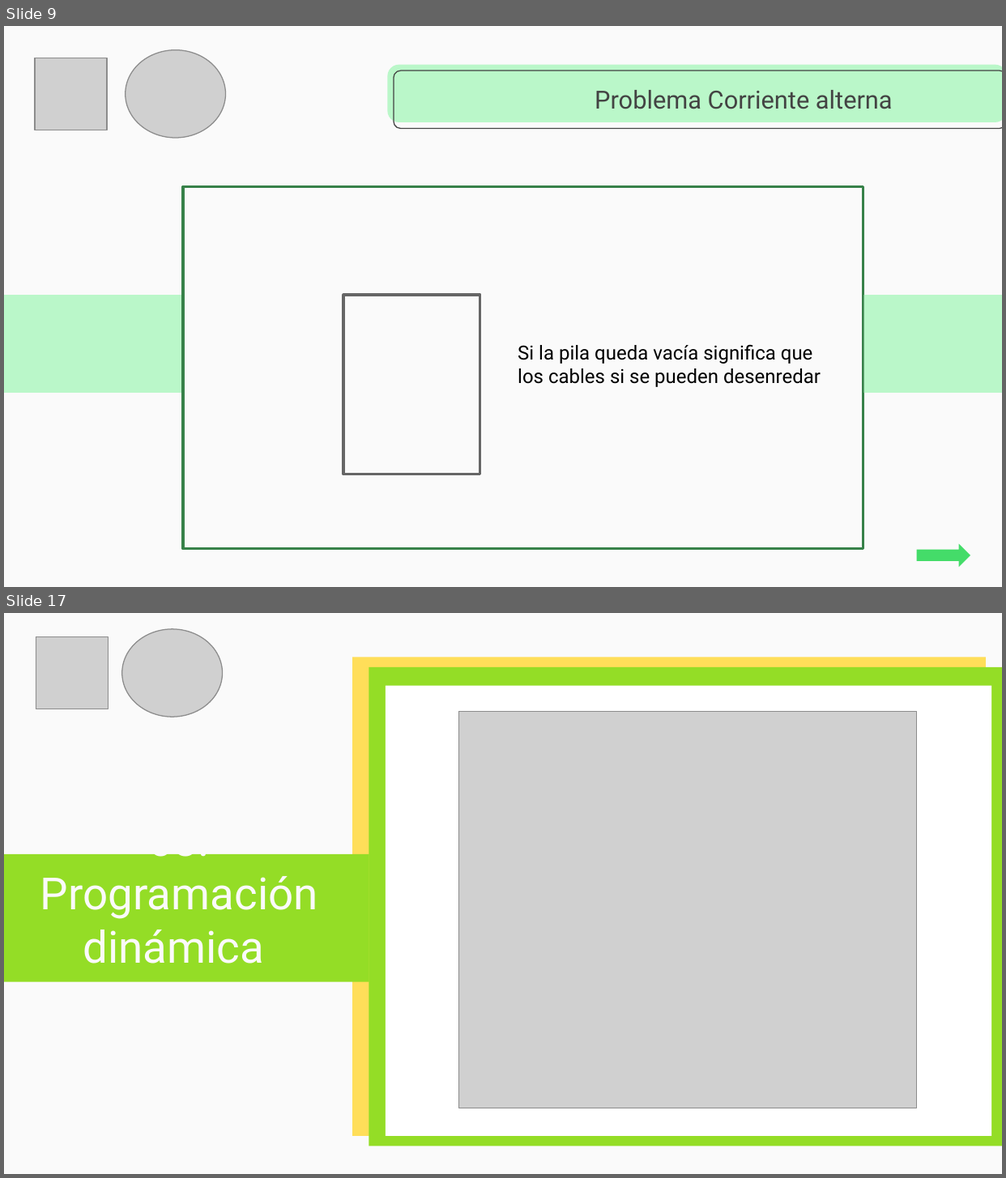
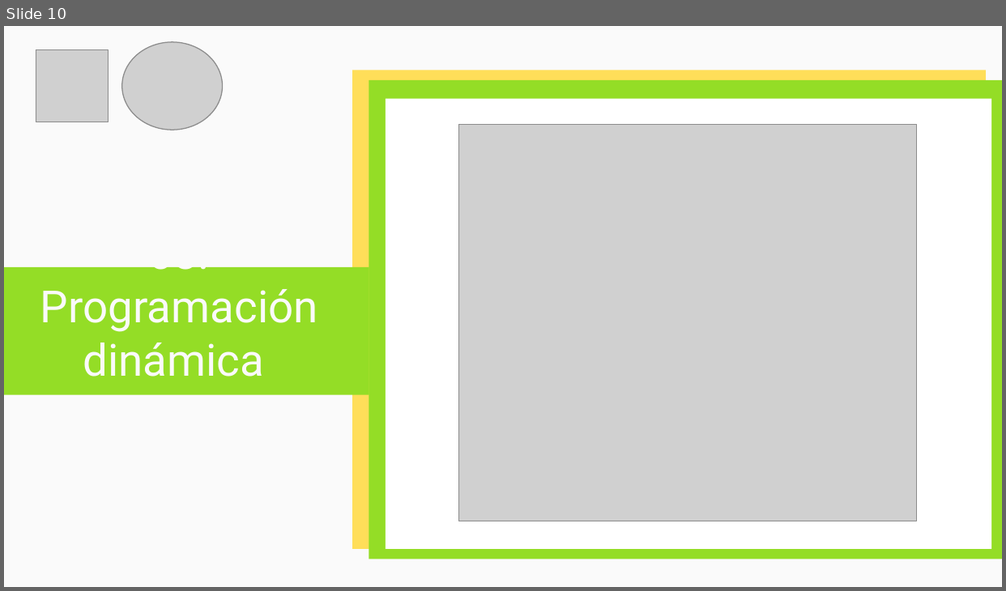
Before and after one commit to cangothic/CursoDePrgramacionCompetitiva, a slide deck: clase 4/Capacitación Maratones.pptx. Shown one above the other, each under a label of ours: slides 9 and 17 before the commit, slide 10 after it; the slides between them are not shown. The pictures are 1006x1178 and 1006x591 pixels, drawn with LibreOffice and Linux fonts; fonts in the diff are those of the drawing; grey boxes stand for pictures. Boxes give left, top, right and bottom in pixels: in the first picture for what was removed or moved away, otherwise in the second. Text is boxed around its words. In the diff, an @@ line names an element or a change of style, - is before the commit and + after.

```diff
--- a/clase 4/Capacitación Maratones.pptx
+++ b/clase 4/Capacitación Maratones.pptx
@@ slide 9 removed at (x1=4, y1=26, x2=1002, y2=587), background #FAFAFA @@
@@ picture removed at (x1=35, y1=58, x2=107, y2=130) @@
@@ picture removed at (x1=126, y1=50, x2=226, y2=138) @@
@@ rounded rectangle removed at (x1=387, y1=65, x2=1002, y2=123) @@
@@ rounded rectangle removed at (x1=393, y1=71, x2=1002, y2=129) @@
@@ title removed at (x1=594, y1=90, x2=893, y2=109) @@
-Problema Corriente alterna
@@ rectangle removed at (x1=183, y1=186, x2=863, y2=549) @@
@@ rectangle removed at (x1=4, y1=296, x2=181, y2=393) @@
@@ rectangle removed at (x1=343, y1=296, x2=480, y2=475) @@
@@ rectangle removed at (x1=864, y1=296, x2=1002, y2=393) @@
@@ text removed at (x1=518, y1=344, x2=820, y2=387) @@
-Si la pila queda vacía significa que los cables si se pueden desenredar
@@ right arrow removed at (x1=916, y1=544, x2=970, y2=567) @@
@@ what was slide 17 is now slide 10 @@
```
Also in this commit, not shown: 2 slides changed, 15 slides added, 15 other slides removed.
